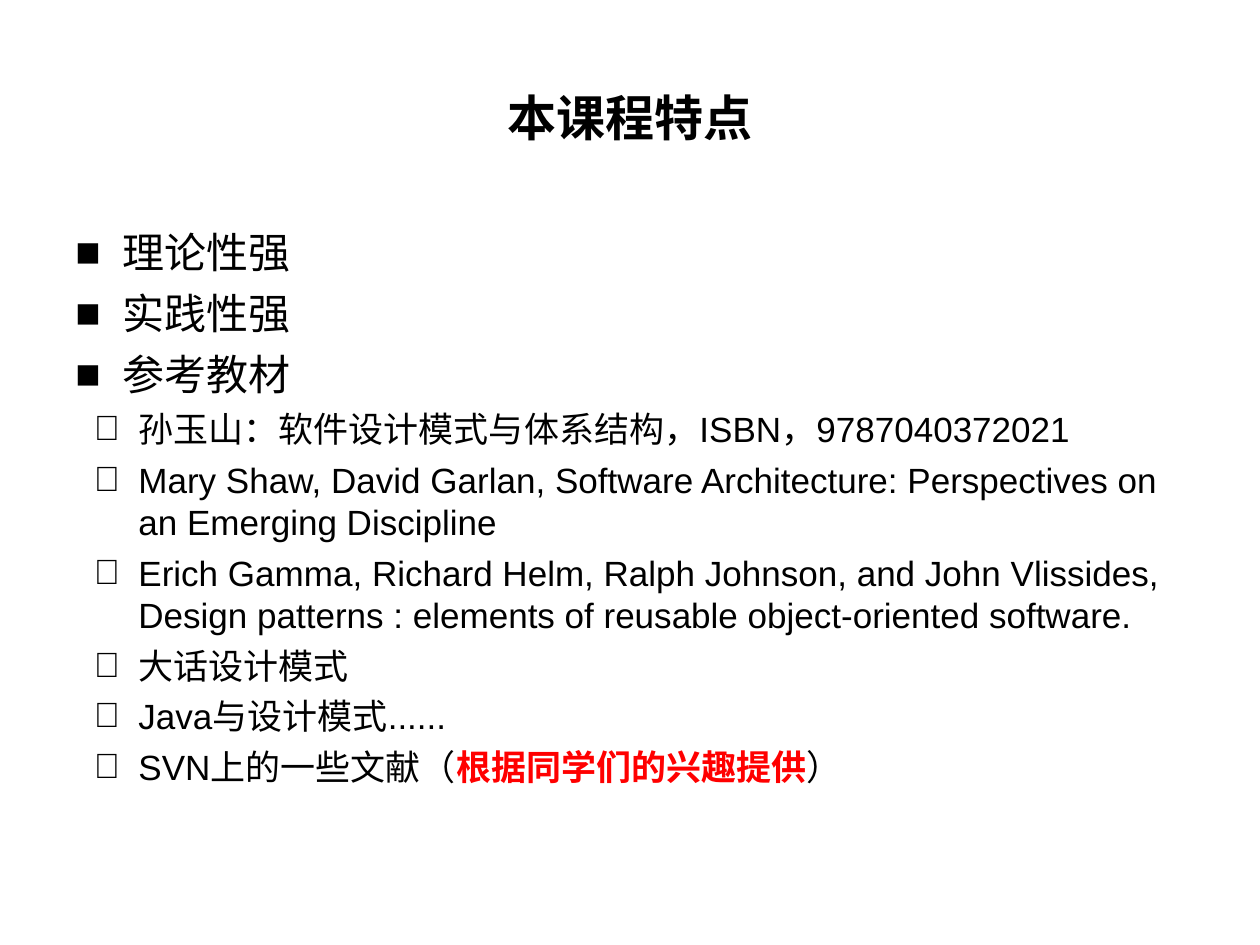
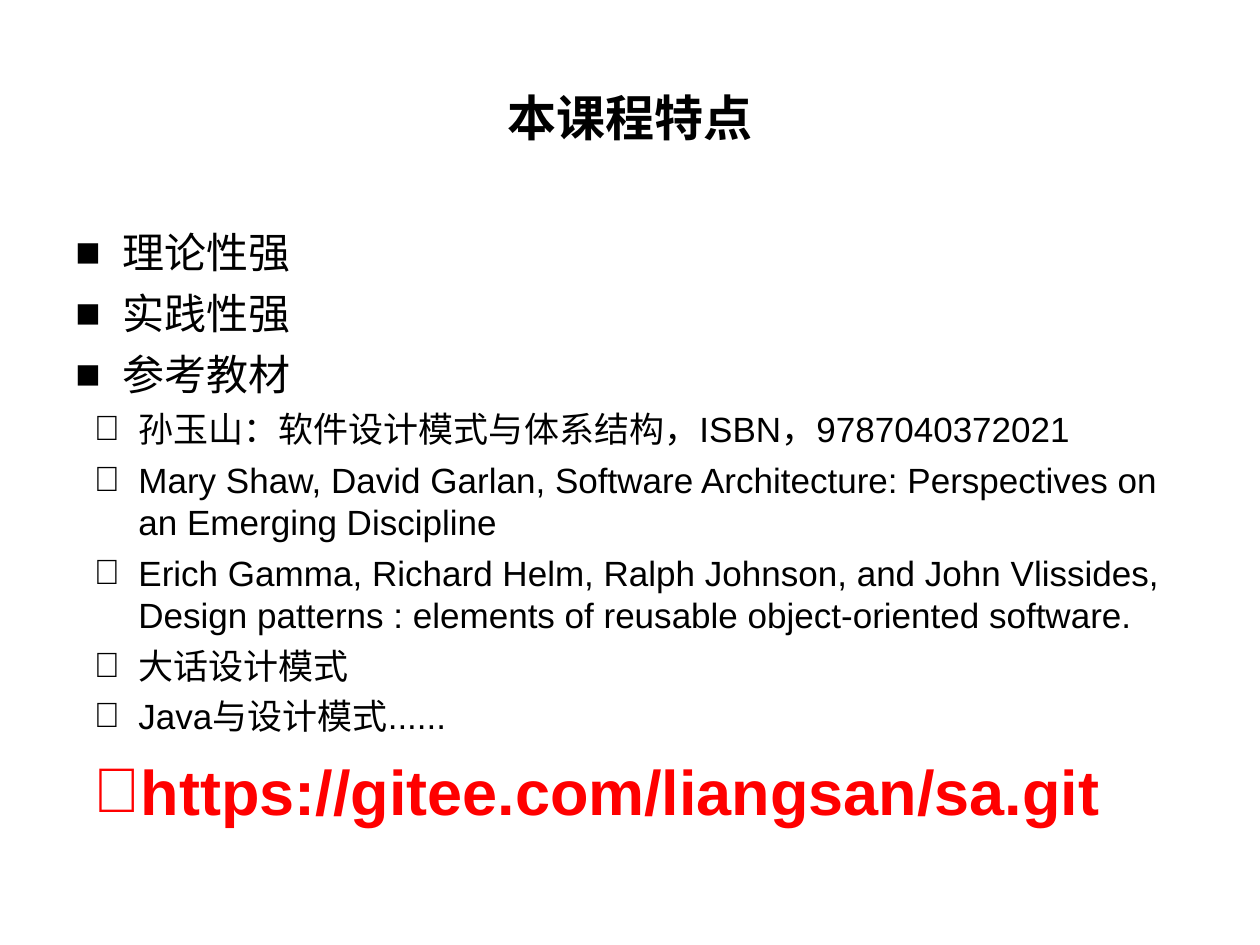
Before and after one commit to liangshanhero/sa, a slide deck: slide 3 of sa/文档/2018 软件体系结构（1）：教学说明 .ppt. Drawn at 1260x945 pixels with LibreOffice and Linux fonts; fonts in the diff are those of the drawing; background and template pictures are left out. Boxes give left, top, right and bottom in pixels: in the first picture for what was removed or moved away, otherwise in the second. Text is boxed around its words. In the diff, an @@ line names an element or a change of style, - is before the commit and + after.

```diff
--- a/sa/文档/2018 软件体系结构（1）：教学说明 .ppt
+++ b/sa/文档/2018 软件体系结构（1）：教学说明 .ppt
@@ text at <box>141,769,1099,827</box>: text changed; size 20 to 36 pt; text colour #000000 to #FF0000; bold on @@
-   SVN上的一些文献（根据同学们的兴趣提供）
+   https://gitee.com/liangsan/sa.git
```
Also in this commit, not shown: 6 other files.
